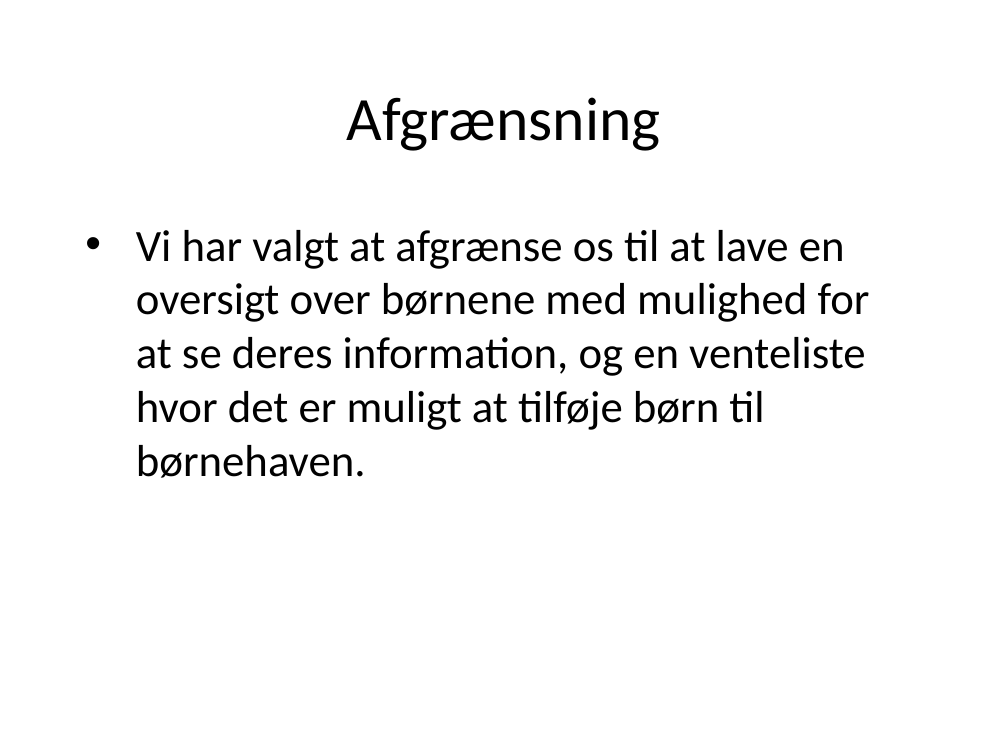
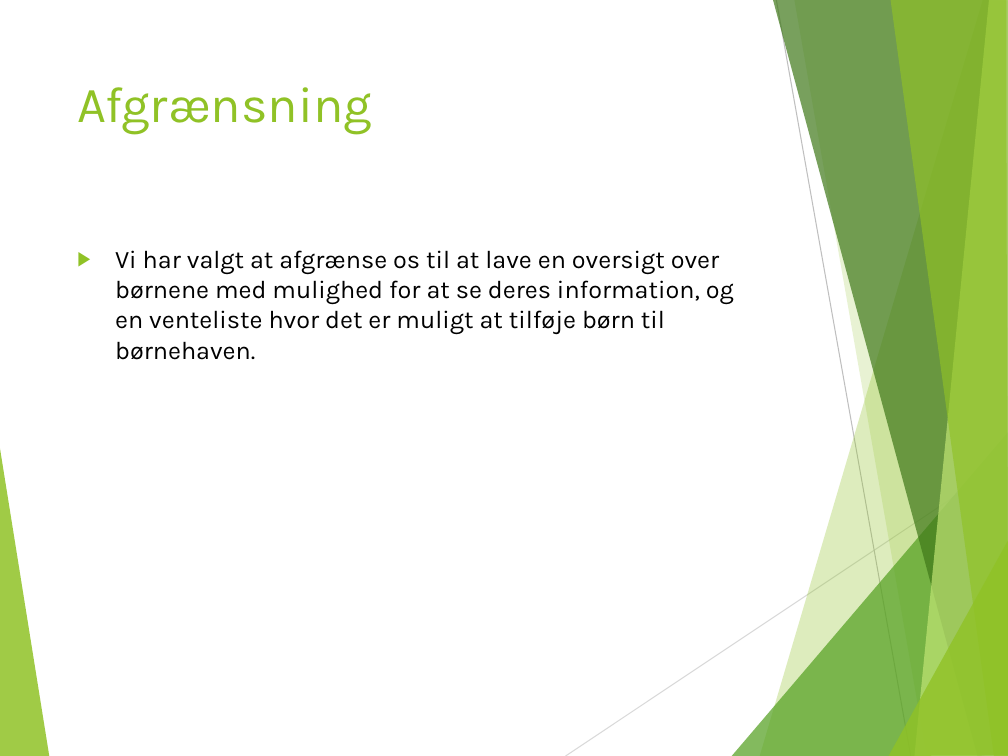
Before and after one commit to anderslatif/RoskildeFrieBornehave, a slide deck: slide 2 of Dias.pptx (slide 1 before the commit). Drawn at 1008x756 pixels with LibreOffice and Linux fonts; fonts in the diff are those of the drawing; background and template pictures are left out. Boxes give left, top, right and bottom in pixels: in the first picture for what was removed or moved away, otherwise in the second. Text is boxed around its words. In the diff, an @@ line names an element or a change of style, - is before the commit and + after.

```diff
--- a/Dias.pptx
+++ b/Dias.pptx
@@ title "Afgrænsning": place and size @@
-title "Afgrænsning" at [347,97,661,151]
+title "Afgrænsning" at [77,87,372,135]
@@ title "Afgrænsning" at [77,87,372,135]: size 44 to 36 pt, font Calibri to Karla, text colour #000000 to #90C226; alignment centre to left; vertical alignment middle to top @@
@@ text "Vi har valgt at afgrænse ...": place and size @@
-text "Vi har valgt at afgrænse ..." at [136,230,870,478]
+text "Vi har valgt at afgrænse ..." at [115,250,734,360]
@@ text "Vi har valgt at afgrænse ..." at [115,250,734,360]: size 32 to 18 pt, font Calibri to Karla; bullet • to ▶; more space between paragraphs @@
@@ group added at [0,0,1008,756]: 8 freeform shapes, 2 lines @@
```
Also in this commit, not shown: 3 other slides changed, 4 slides added.
